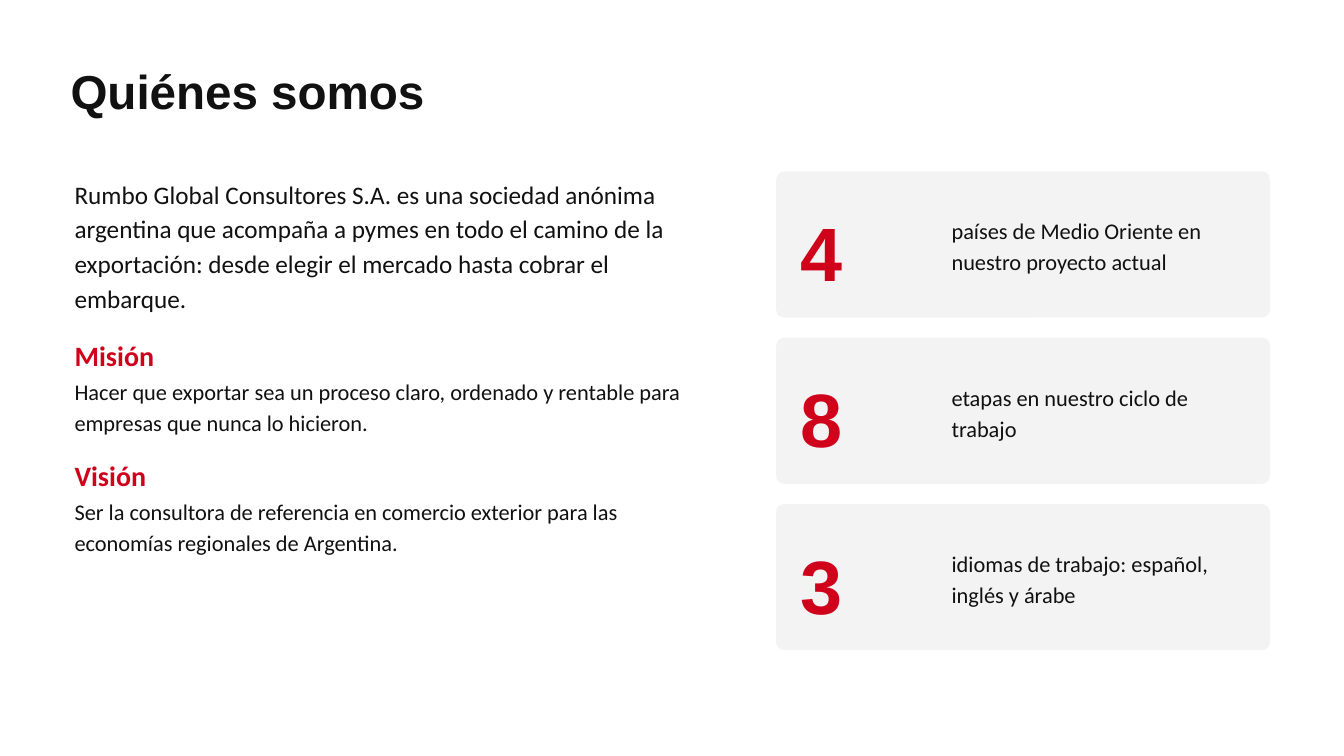
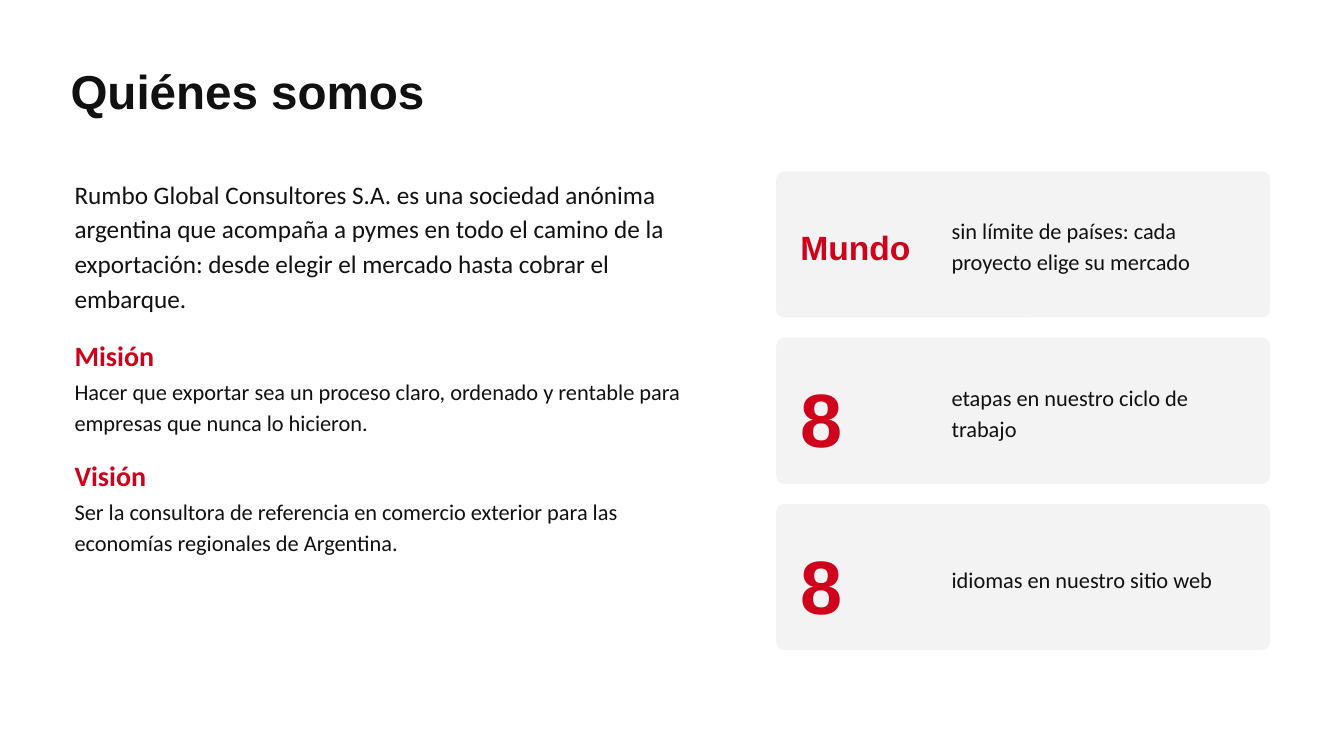
Before and after one commit to Gambeta-latorre/proyecto-consultora, a slide deck: slide 2 of 02_Presentaciones/01_Presentacion_Consultora_RumboGlobal.pptx. Drawn at 1344x756 pixels with LibreOffice and Linux fonts; fonts in the diff are those of the drawing. Boxes give left, top, right and bottom in pixels: in the first picture for what was removed or moved away, otherwise in the second. Text is boxed around its words. In the diff, an @@ line names an element or a change of style, - is before the commit and + after.

```diff
--- a/02_Presentaciones/01_Presentacion_Consultora_RumboGlobal.pptx
+++ b/02_Presentaciones/01_Presentacion_Consultora_RumboGlobal.pptx
@@ text at (x1=800, y1=235, x2=910, y2=261): text changed; size 54 to 24 pt @@
-4
+Mundo
@@ text at (x1=952, y1=223, x2=1190, y2=274): text changed @@
-países de Medio Oriente en nuestro proyecto actual
+sin límite de países: cada proyecto elige su mercado
@@ text at (x1=800, y1=561, x2=842, y2=615): text changed @@
-3
+8
@@ text at (x1=952, y1=572, x2=1212, y2=588): text changed @@
-idiomas de trabajo: español, inglés y árabe
+idiomas en nuestro sitio web
```
Also in this commit, not shown: 32 other files.
